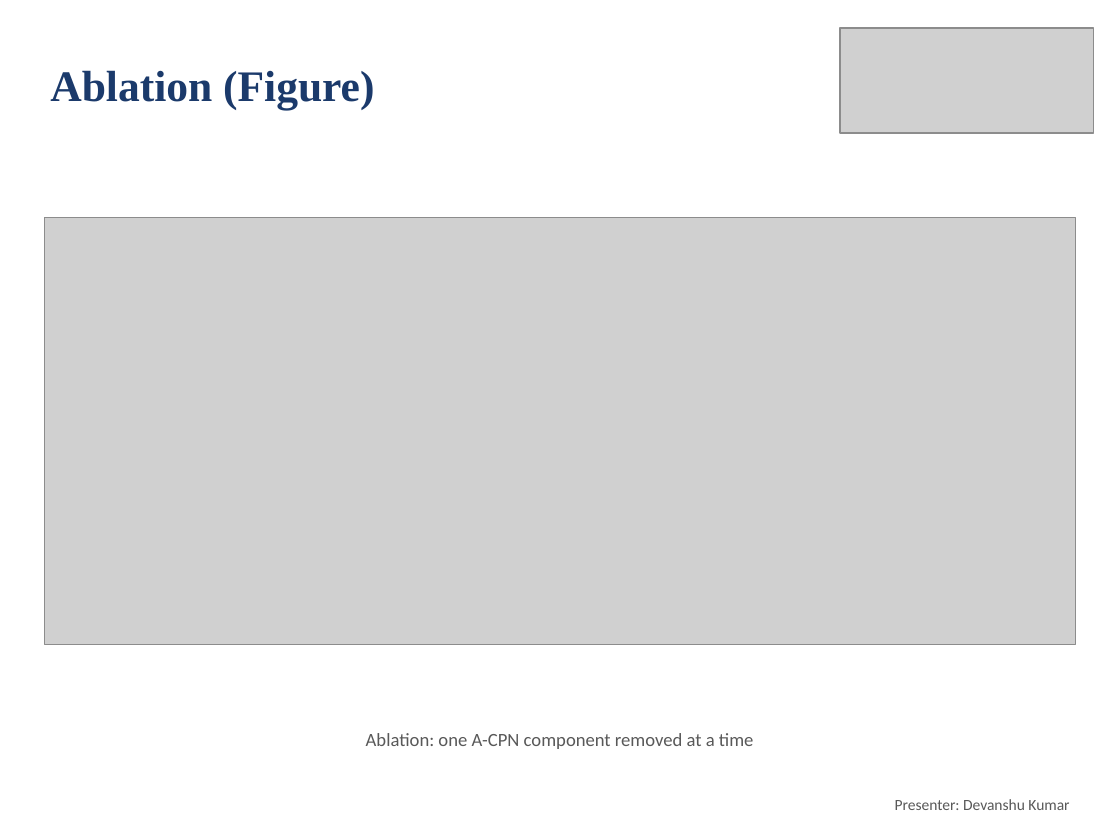
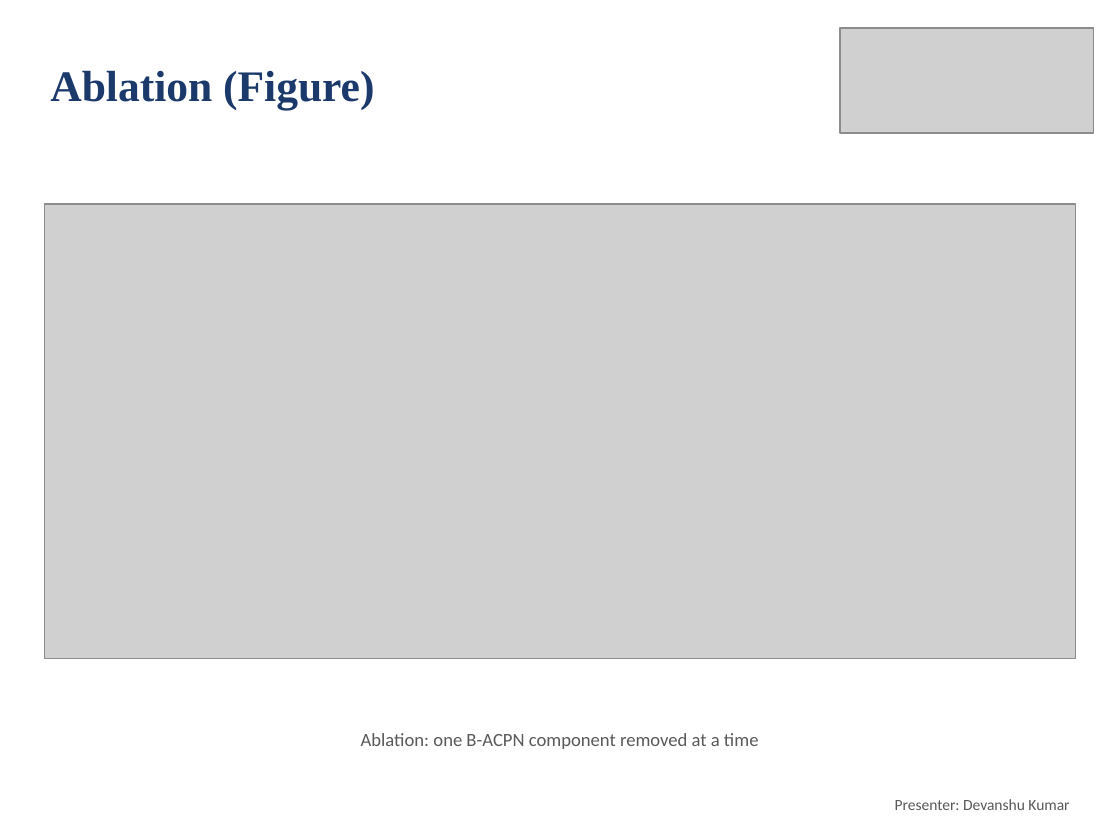
Before and after one commit to deepankarkumar1310/hadoop-ml-algorithm-, a slide deck: slide 24 of docs/Review2_Deck.pptx. Drawn at 1120x840 pixels with LibreOffice and Linux fonts; fonts in the diff are those of the drawing; grey boxes stand for pictures. Boxes give left, top, right and bottom in pixels: in the first picture for what was removed or moved away, otherwise in the second. Text is boxed around its words. In the diff, an @@ line names an element or a change of style, - is before the commit and + after.

Commit message:
B-ACPN: raw-feature and ablation runs; all tables, figures, README and deck rebuilt

```diff
--- a/docs/Review2_Deck.pptx
+++ b/docs/Review2_Deck.pptx
@@ picture: place and size @@
-picture at (45, 217, 1075, 644)
+picture at (45, 204, 1075, 659)
@@ text at (361, 733, 759, 749): text changed @@
-Ablation: one A-CPN component removed at a time
+Ablation: one B-ACPN component removed at a time
```
Also in this commit, not shown: 16 other slides changed, 40 other files.
